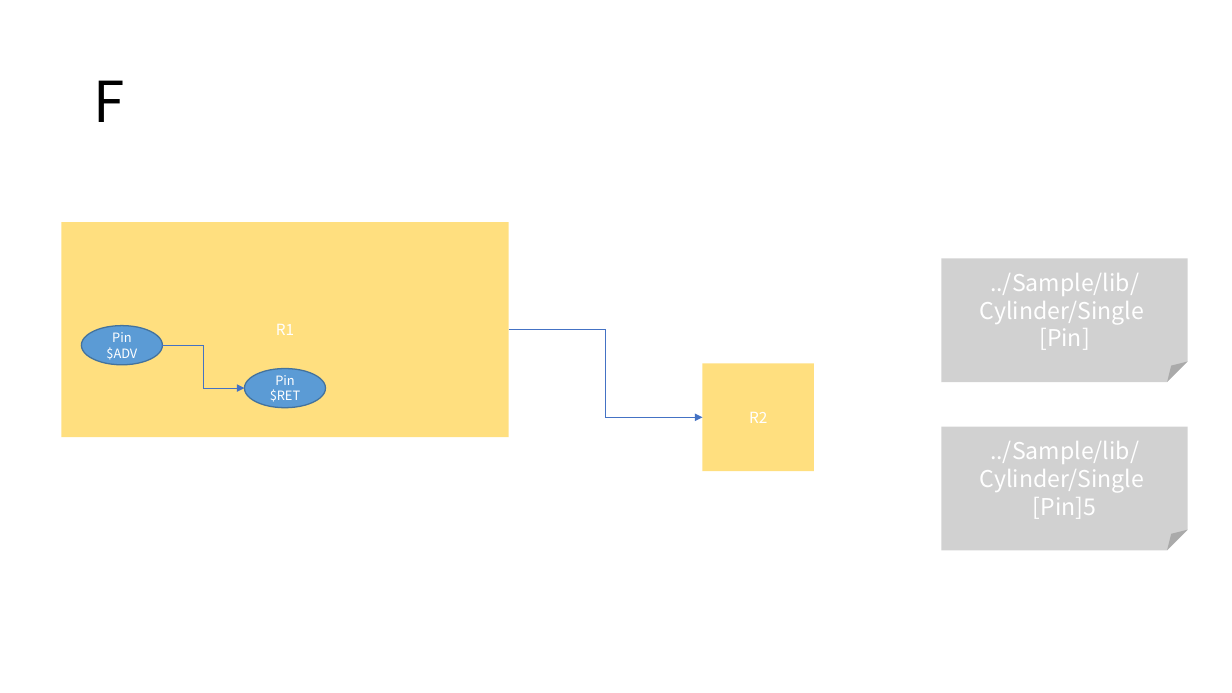
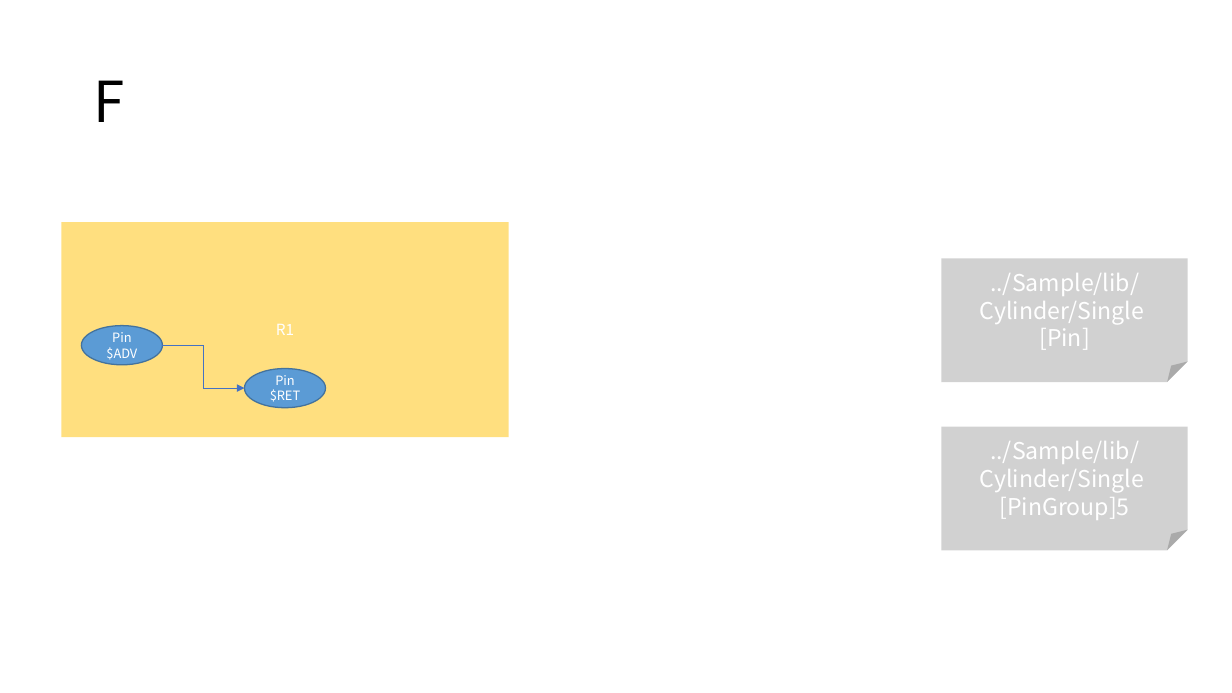
Before and after one commit to DualsoftDev/ds, a slide deck: slide 4 of DsDotNet/src/UnitTest/UnitTest.Engine/ImportOffice/Sample/s.pptx. Drawn at 1232x693 pixels with LibreOffice and Linux fonts; fonts in the diff are those of the drawing. Boxes give left, top, right and bottom in pixels: in the first picture for what was removed or moved away, otherwise in the second. Text is boxed around its words. In the diff, an @@ line names an element or a change of style, - is before the commit and + after.

```diff
--- a/DsDotNet/src/UnitTest/UnitTest.Engine/ImportOffice/Sample/s.pptx
+++ b/DsDotNet/src/UnitTest/UnitTest.Engine/ImportOffice/Sample/s.pptx
@@ elbow arrow removed from (509, 330) to (702, 418) @@
@@ rectangle removed at [702, 363, 814, 471] @@
-R2
@@ text in folded corner at [999, 491, 1129, 520]: text changed @@
-[Pin]5
+[PinGroup]5
```
Also in this commit, not shown: 8 other files.
